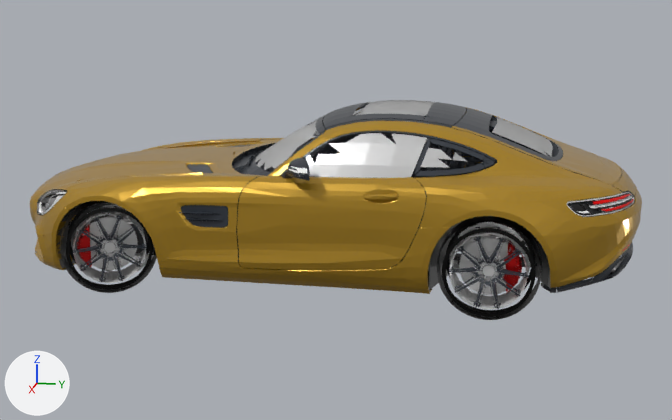
The glTF model public/prototypes/toro-auto-center/assets/coupe.glb: old version first, new version second.
Rendered twice from a 50 mm camera at (2.972, 0.627, 0.943) aimed at (0.013, 0.035, 0.203). The lights are fixed; the arrows at lower left show +X, +Y and +Z. The older version comes first. Where no turn or scale is listed for an object, it has been applied to the vertices. Vertices at exactly the same position are counted once.

In view in the first picture: 'BodyHood', 'BodyPaint', 'Object_10', 'Object_12', 'Object_31', 'Object_34', 'Object_36', 'Object_7', 'WheelFrontL_Object_15', 'WheelFrontL_Object_28', 'WheelRearL_Object_15', 'WheelRearL_Object_28' and 17 more.
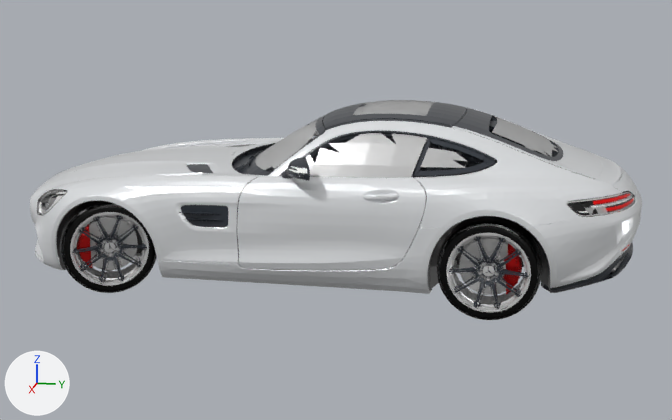
Changed parts and their boxes (x1, y1, x2, y2) in the pictures (672 x 420 px):
'BodyPaint', recoloured (lighter): (30, 109, 642, 294) in both
'BodyHood', recoloured (lighter): (64, 138, 262, 186) in both
'WheelRearL_Object_15', reshaped: before (449, 222, 530, 309); after (446, 224, 531, 312)
'WheelFrontL_Object_15', reshaped: before (73, 204, 149, 283); after (70, 205, 149, 286)
part 1 of me_object_31, added: after (255, 102, 608, 216)
part 2 of me_object_10_001, built on: before (84, 213, 138, 270); after (70, 212, 149, 286)
part 3 of me_object_10_002, added: after (483, 266, 494, 277)
part 4 of me_object_10_002, built on: after (446, 233, 531, 312)
part 5 of me_object_23_002, added: after (440, 222, 540, 309)
part 6 of me_object_23_002, added: after (437, 221, 541, 320)

The change, as a diff of the scene's bpy script:
```diff
--- a/public/prototypes/toro-auto-center/assets/coupe.glb.py
+++ b/public/prototypes/toro-auto-center/assets/coupe.glb.py
@@ mat_paint_1_toro @@
 mat_paint_1_toro = principled_material('Paint 1 Toro')
-mat_paint_1_toro.base_color = (0.49, 0.28, 0.02)  # yellow #ba9027
+mat_paint_1_toro.base_color = (0.86, 0.88, 0.9)  # white #eff1f3
 mat_paint_1_toro.metallic = 0.55
@@ me_object_31 @@
 # used by ob_object_36; location = (0.0, 0.0, 0.0)
-me_object_31.from_pydata(...)  # 448 vertices, 529 faces; spans x -0.348..0.364, y -0.222..0.727, z 0.384..0.563
+me_object_31.from_pydata(...)  # 502 vertices, 592 faces; spans x -0.351..0.367, y -0.222..0.878, z 0.308..0.563
+# me_object_31 part 1
+# 54 vertices are added at x -0.351..0.367, y -0.047..0.878, z 0.308..0.552
+# 63 new faces join them
 me_object_31.materials.append(mat_material)
@@ me_object_10_001 @@
 # used by ob_wheelfrontl_object_15; location = (0.0, 0.0, 0.0)
-me_object_10_001.from_pydata(...)  # 633 vertices, 533 faces; spans x 0.27..0.463, y -0.735..-0.489, z 0.031..0.265
+me_object_10_001.from_pydata(...)  # 1012 vertices, 1155 faces; spans x 0.27..0.469, y -0.735..-0.481, z 0.029..0.266
+# me_object_10_001 part 2: 2 vertices moved within x 0.353..0.358, y -0.619..-0.602, z 0.232..0.233; 60 vertices removed from x 0.319..0.412, y -0.696..-0.535, z 0.063..0.261; 338 vertices added at x 0.318..0.469, y -0.694..-0.482, z 0.031..0.265
+# other edits to the shape of me_object_10_001 do not show in these pictures
 me_object_10_001.materials.append(mat_material_009)
@@ me_object_10_002 @@
 # used by ob_wheelrearl_object_15; location = (0.0, 0.0, 0.0)
-me_object_10_002.from_pydata(...)  # 617 vertices, 533 faces; spans x 0.321..0.435, y 0.438..0.673, z 0.031..0.265
+me_object_10_002.from_pydata(...)  # 1009 vertices, 1155 faces; spans x 0.321..0.435, y 0.437..0.674, z 0.029..0.266
+# me_object_10_002 part 3: a new loose piece of 21 vertices spanning x 0.417..0.419, y 0.539..0.572, z 0.131..0.164, in mat_material_009 (white #e7e7e7)
+# me_object_10_002 part 4: 1 vertex removed from x 0.435, y 0.573, z 0.261; 168 vertices added at x 0.419..0.435, y 0.438..0.673, z 0.031..0.265
+# other edits to the shape of me_object_10_002 do not show in these pictures
 me_object_10_002.materials.append(mat_material_009)
@@ me_object_23_002 @@
 # used by ob_wheelrearl_object_28; location = (0.0, 0.0, 0.0)
-me_object_23_002.from_pydata(...)  # 564 vertices, 734 faces; spans x 0.321..0.436, y 0.408..0.703, z 0.0..0.296
+me_object_23_002.from_pydata(...)  # 1121 vertices, 1555 faces; spans x 0.321..0.436, y 0.408..0.703, z 0.0..0.296
+# me_object_23_002 part 5: 282 vertices added at x 0.323..0.331, y 0.411..0.699, z 0.004..0.292
+# me_object_23_002 part 6: 275 vertices added at x 0.425..0.433, y 0.411..0.699, z 0.004..0.292
 me_object_23_002.materials.append(mat_material_023)
```
